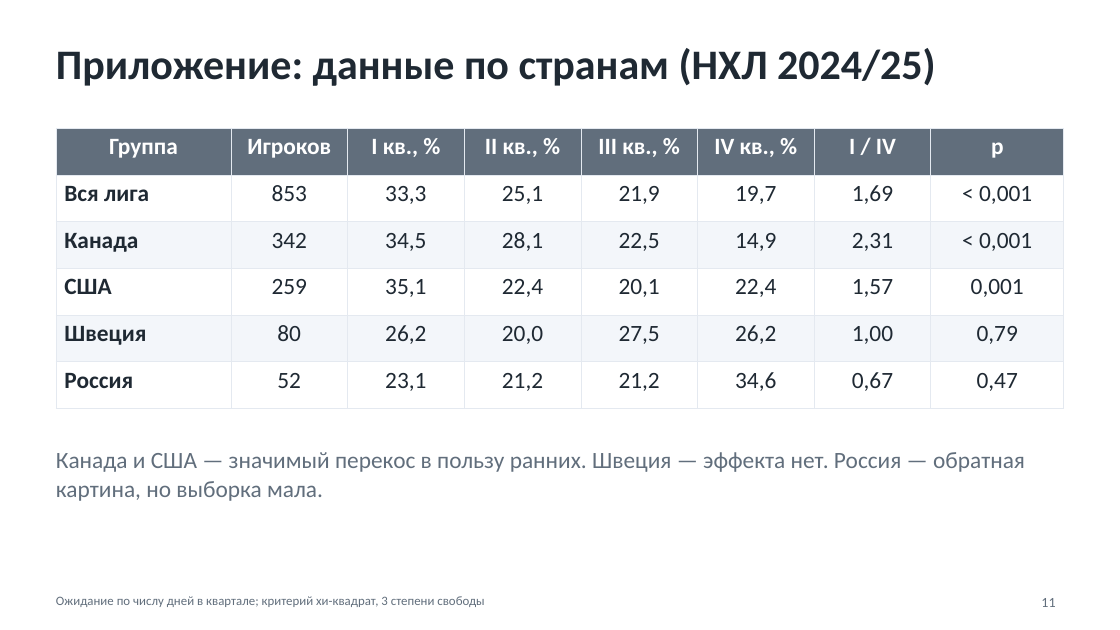
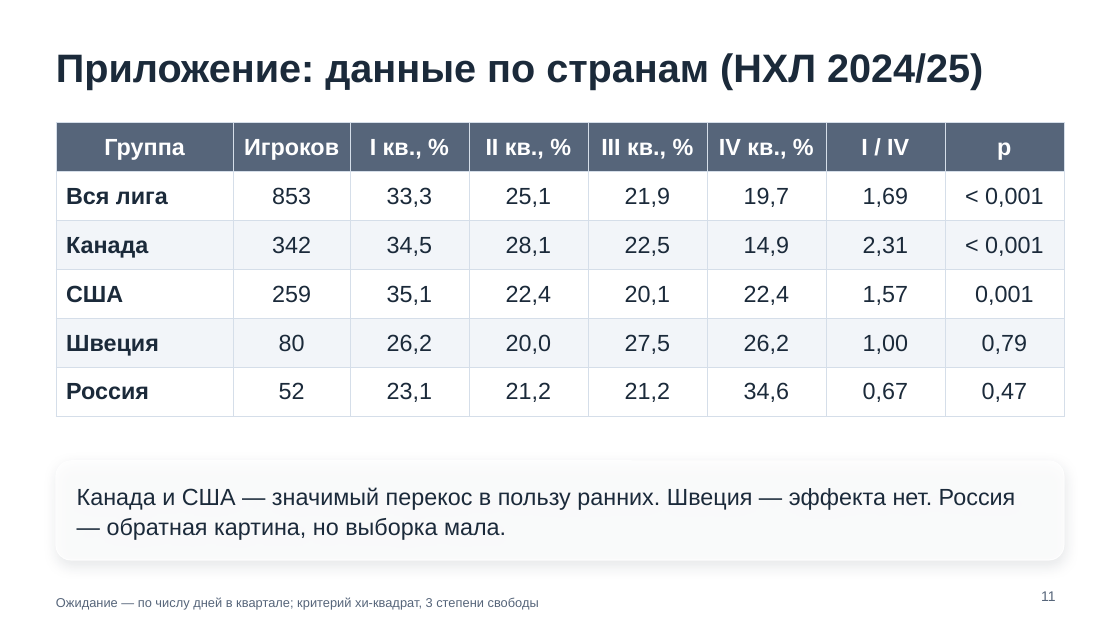
Before and after one commit to benji-hue/projecktmaxim, a slide deck: slide 11 of presentation-simple.pptx. Drawn at 1120x630 pixels with LibreOffice and Linux fonts; fonts in the diff are those of the drawing; background and template pictures are left out. Boxes give left, top, right and bottom in pixels: in the first picture for what was removed or moved away, otherwise in the second. Text is boxed around its words. In the diff, an @@ line names an element or a change of style, - is before the commit and + after.

```diff
--- a/presentation-simple.pptx
+++ b/presentation-simple.pptx
@@ title "Приложение: данные по странам (НХЛ ..." at (56, 53, 983, 90): size 36 to 34 pt, font Calibri to Arial, text colour #1F2933 to #1B2A3A; vertical alignment top to middle @@
@@ table at (56, 123, 1066, 406) @@
@@ fill #616E7C to #56657A in row 1 @@
@@ fill #F3F6FA to #F2F5F9 in 16 cells @@
@@ font Calibri to Arial @@
@@ text colour #1F2933 to #1B2A3A in "Вся лига", "853", "33,3", "25,1" and 36 more places @@
@@ borders changed @@
@@ table: place and size @@
-table at (56, 129, 1065, 395)
+table at (56, 123, 1066, 406)
@@ rounded rectangle "Канада и США — значимый ...": place and size @@
-rounded rectangle "Канада и США — значимый ..." at (56, 452, 1025, 501)
+rounded rectangle "Канада и США — значимый ..." at (56, 461, 1065, 560)
@@ rounded rectangle "Канада и США — значимый ..." at (56, 461, 1065, 560): font Calibri to Arial, text colour #616E7C to #1B2A3A; vertical alignment top to middle; fill none to #FFFFFF at 78% opacity; outline none to #FFFFFF 1 pt; shadow on @@
@@ text at (56, 597, 539, 610): text changed; font Calibri to Arial; text colour #616E7C to #56657A @@
-Ожидание по числу дней в квартале; критерий хи-квадрат, 3 степени свободы
+Ожидание — по числу дней в квартале; критерий хи-квадрат, 3 степени свободы
@@ page number: place and size @@
-page number at (1041, 598, 1055, 607)
+page number at (1041, 591, 1055, 601)
@@ page number at (1041, 591, 1055, 601): font Calibri to Arial, text colour #616E7C to #56657A @@
```
Also in this commit, not shown: 11 other slides changed, 5 other files.
